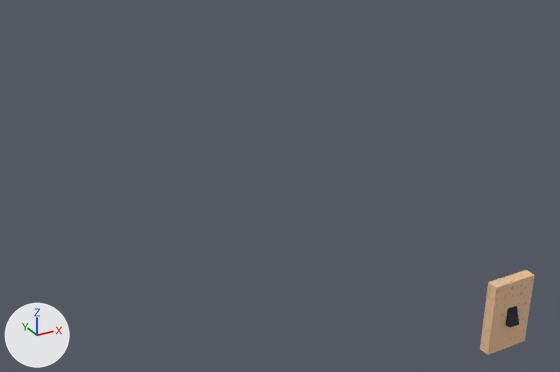
Two versions of the FBX model Assets/Models/Room/Switch on.fbx, one commit apart.
Camera for both pictures: a 50 mm lens placed at (-2.26, -6.57, 3.41), pointed at (-0.92, -4.13, 2.19). Every picture has the same lights, and +X, +Y and +Z are marked at lower left.

The first picture shows 'Switch on'.
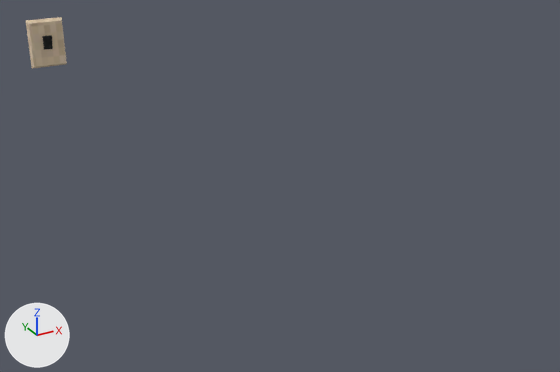
Changed parts and their boxes [x1, y1, x2, y2] in the pictures (560 x 372 px):
```json
{"object": "Switch on", "change": "reshaped, moved, rescaled", "before": [480, 270, 535, 355], "after": [26, 17, 67, 69], "on screen": "25% narrower, 38% shorter"}
```

Edits to the scene script, one JSON object a line:
```json
{"op": "add", "block": "img_black_plastic_png", "code": ["img_black_plastic_png = load_image('Black plastic.png', '_unpacked/Black_plastic.png', 512, 512, 'sRGB')"]}
{"op": "add", "block": "img_plastik_png", "code": ["img_plastik_png = load_image('Plastik.png', '_unpacked/Plastik.png', 512, 512, 'sRGB')"]}
{"op": "add", "block": "mat_black_plastic", "code": ["mat_black_plastic = principled_material('Black plastic')", "mat_black_plastic.texture = img_black_plastic_png", "mat_black_plastic.roughness = 0.933"]}
{"op": "add", "block": "mat_plastik", "code": ["mat_plastik = principled_material('Plastik')", "mat_plastik.texture = img_plastik_png", "mat_plastik.roughness = 0.933"]}
{"block": "me_cube_007", "where": "# used by ob_switch_on; location = (-0.442, -4.913, 1.907); scale = (0.0879, 0.0203, 0.137)"}
{"op": "remove", "block": "me_cube_007", "code": "me_cube_007.from_pydata(...)  # 16 vertices, 14 faces; spans x -1.0..1.0, y -2.11..1.0, z -1.0..1.0"}
{"op": "remove", "block": "me_cube_007", "code": "me_cube_007.materials.append(mat_material_005)  # picture img_plastic_jpg"}
{"op": "remove", "block": "me_cube_007", "code": "me_cube_007.materials.append(mat_material_015)  # picture img_black_metal_jpg"}
{"op": "add", "block": "me_cube_007", "code": "me_cube_007.from_pydata(...)  # 16 vertices, 10 faces; spans x -1.11..1.11, y -1.63..-0.15, z -1.11..1.11"}
{"block": "me_cube_007", "change": "me_cube_007 part 1"}
{"block": "me_cube_007", "change": "12 vertices are removed from x -1.0..1.0, y -2.11..1.0, z -1.0..1.0"}
{"block": "me_cube_007", "change": "14 faces are deleted"}
{"block": "me_cube_007", "change": "12 vertices are added at x -1.11..1.11, y -1.63..-0.15, z -1.11..1.11"}
{"block": "me_cube_007", "change": "5 new faces join them, mat_plastik (picture img_plastik_png)"}
{"block": "me_cube_007", "change": "5 new faces join them, mat_black_plastic (picture img_black_plastic_png)"}
{"op": "add", "block": "me_cube_007", "code": "me_cube_007.materials.append(mat_plastik)  # picture img_plastik_png"}
{"op": "add", "block": "me_cube_007", "code": "me_cube_007.materials.append(mat_black_plastic)  # picture img_black_plastic_png"}
{"op": "set", "path": "ob_switch_on.location", "old": "(-0.442, -4.913, 1.907)", "new": "(-1.545, -3.17, 2.632)"}
{"op": "set", "path": "ob_switch_on.scale", "old": "(0.0879, 0.0203, 0.137)", "new": "(0.0683, 0.0243, 0.0933)"}
```
